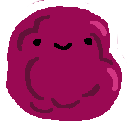
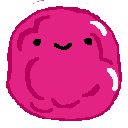
Layered file, before and after one edit (128px x 128px). Changes by layer:
"Camada 7": opacity 100% → 95%, painted on it over [17, 15, 118, 113]
removed layer "Camada 6" over [6, 6, 127, 121]
painted on "Camada 1" over [6, 6, 127, 121]
